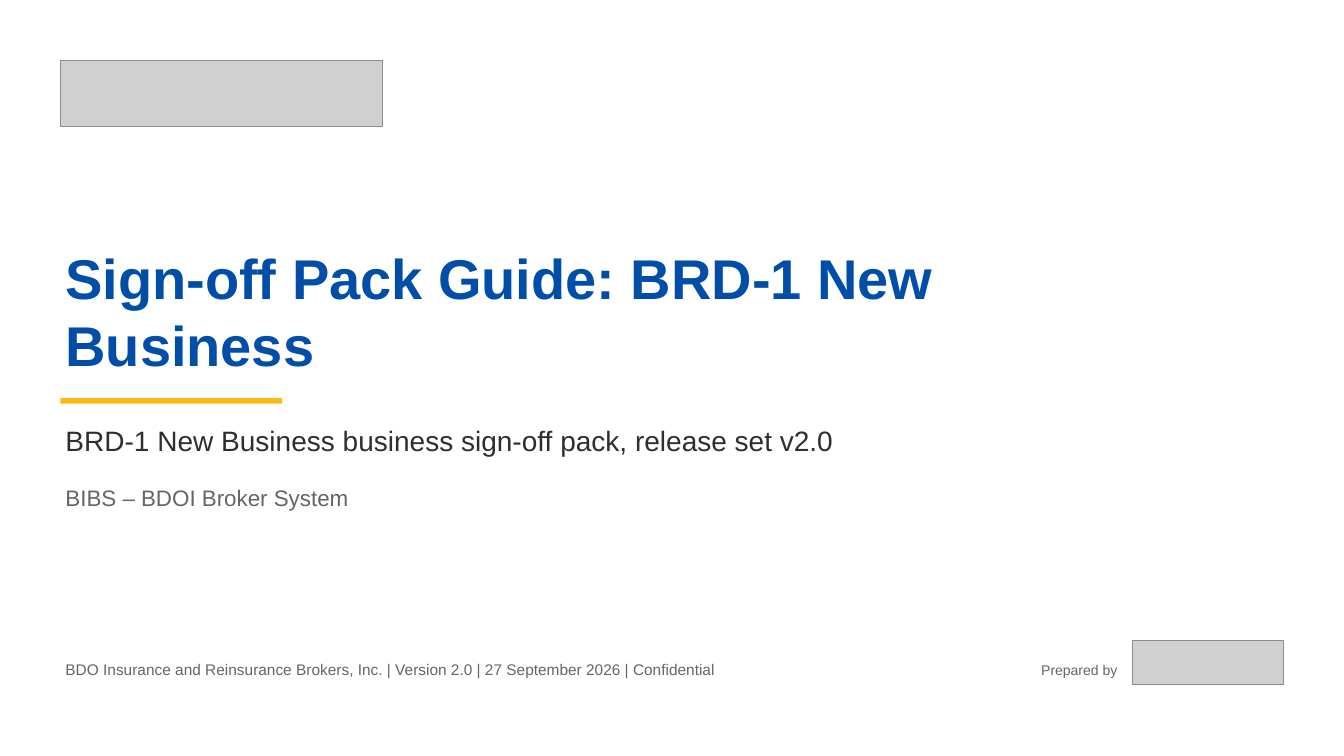
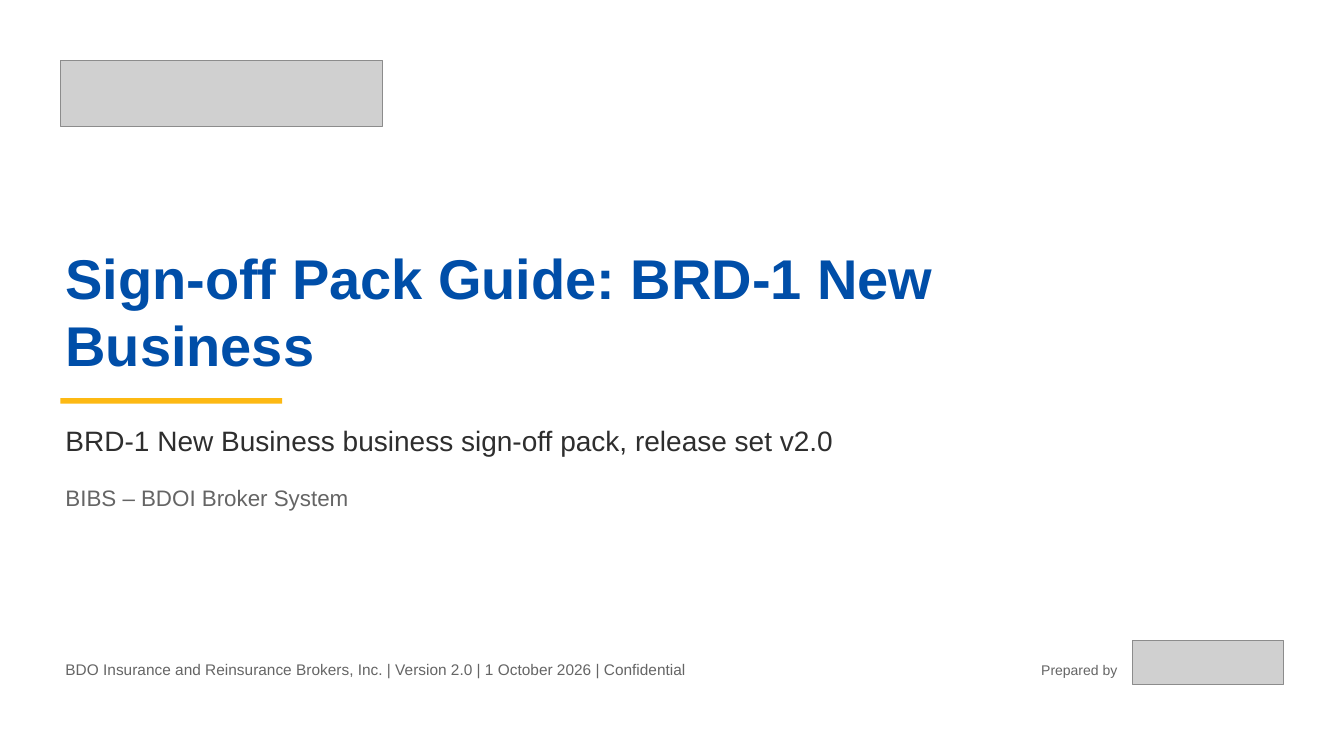
Before and after one commit to IortaTexhNXT-DEV/FinVerse, a slide deck: slide 1 of docs/deliverables/out/Drop-1_Transactional/BRD-01_New_Business/01_BIBS_GuideDeck_BRD-01_New_Business_v2.0.pptx. Drawn at 1344x756 pixels with LibreOffice and Linux fonts; fonts in the diff are those of the drawing; grey boxes stand for pictures. Boxes give left, top, right and bottom in pixels: in the first picture for what was removed or moved away, otherwise in the second. Text is boxed around its words. In the diff, an @@ line names an element or a change of style, - is before the commit and + after.

```diff
--- a/docs/deliverables/out/Drop-1_Transactional/BRD-01_New_Business/01_BIBS_GuideDeck_BRD-01_New_Business_v2.0.pptx
+++ b/docs/deliverables/out/Drop-1_Transactional/BRD-01_New_Business/01_BIBS_GuideDeck_BRD-01_New_Business_v2.0.pptx
@@ text at <box>65,664,685,677</box>: text changed @@
-BDO Insurance and Reinsurance Brokers, Inc. | Version 2.0 | 27 September 2026 | Confidential
+BDO Insurance and Reinsurance Brokers, Inc. | Version 2.0 | 1 October 2026 | Confidential
```
Also in this commit, not shown: 22 other slides changed, 1 slide added, 8 other files.
